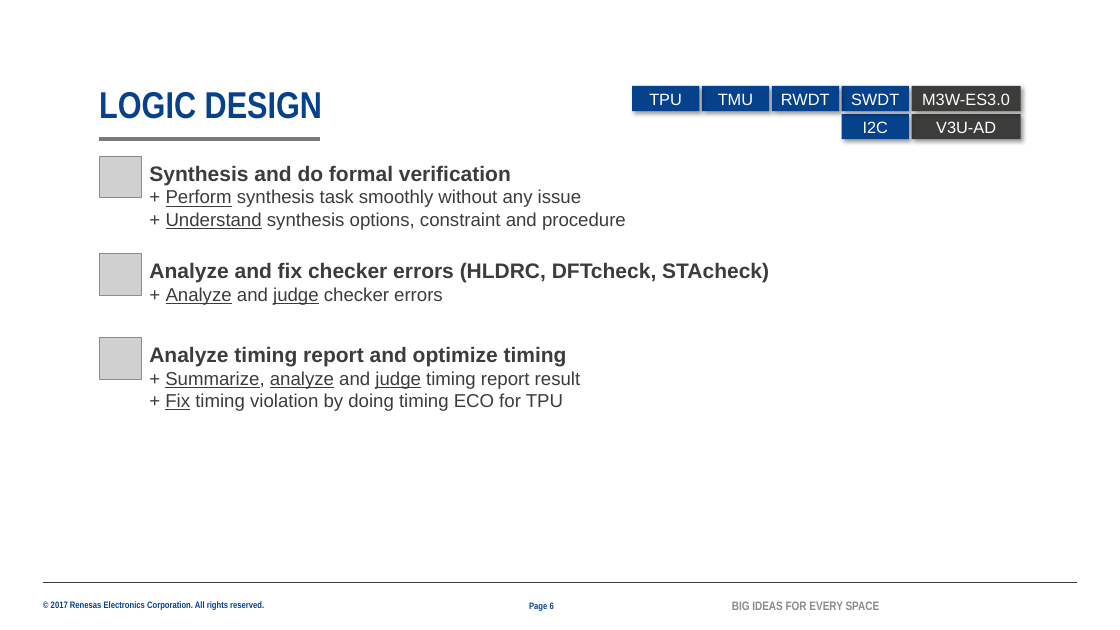
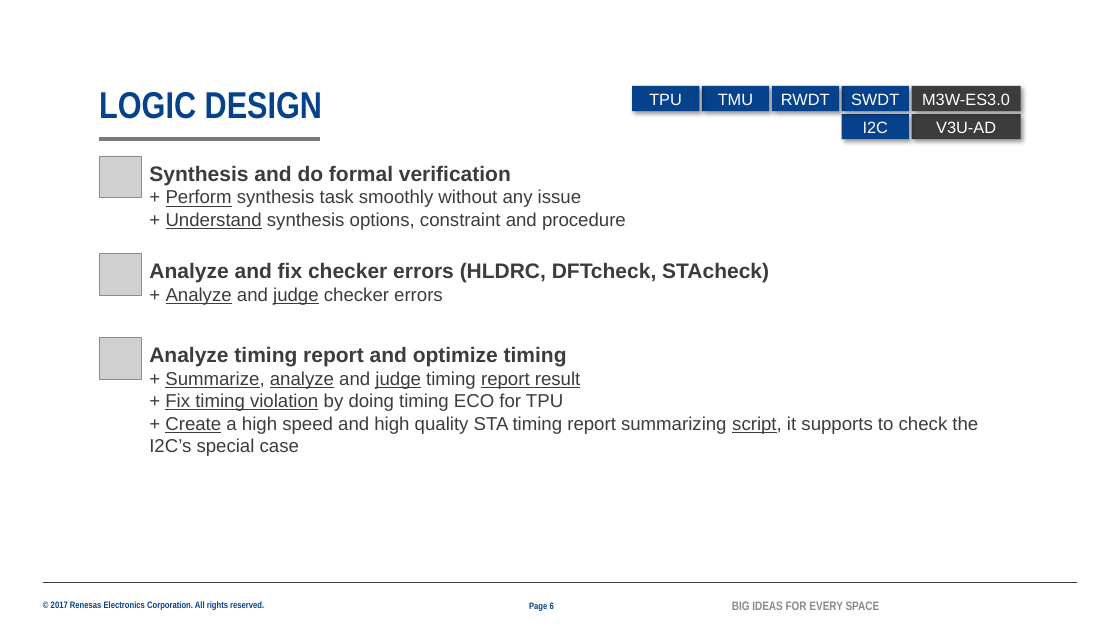
Before and after one commit to lesyhau/bridge, a slide deck: slide 6 of 2082_HauSyLe_PER_MentorMentee_26G.pptx. Drawn at 1120x630 pixels with LibreOffice and Linux fonts; fonts in the diff are those of the drawing; grey boxes stand for pictures; background and template pictures are left out. Boxes give left, top, right and bottom in pixels: in the first picture for what was removed or moved away, otherwise in the second. Text is boxed around its words. In the diff, an @@ line names an element or a change of style, - is before the commit and + after.

```diff
--- a/2082_HauSyLe_PER_MentorMentee_26G.pptx
+++ b/2082_HauSyLe_PER_MentorMentee_26G.pptx
@@ text at [165,371,580,411]: underline on in "report result", "timing violation" @@
@@ text at [149,416,978,456]: paragraph added @@
++ Create a high speed and high quality STA timing report summarizing script, it supports to check the I2C’s special case
```
Also in this commit, not shown: 6 other slides changed, 1 slide added.
